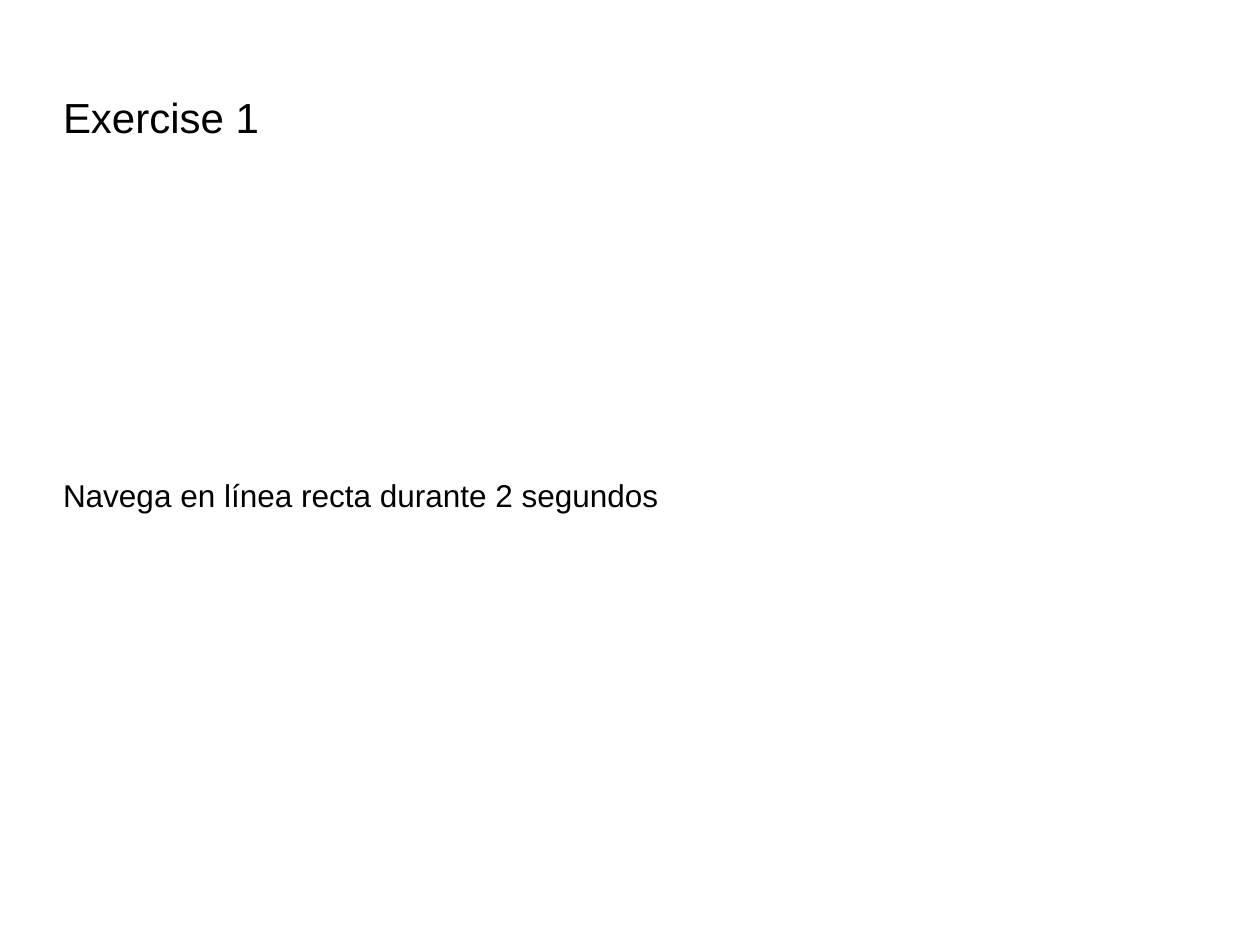
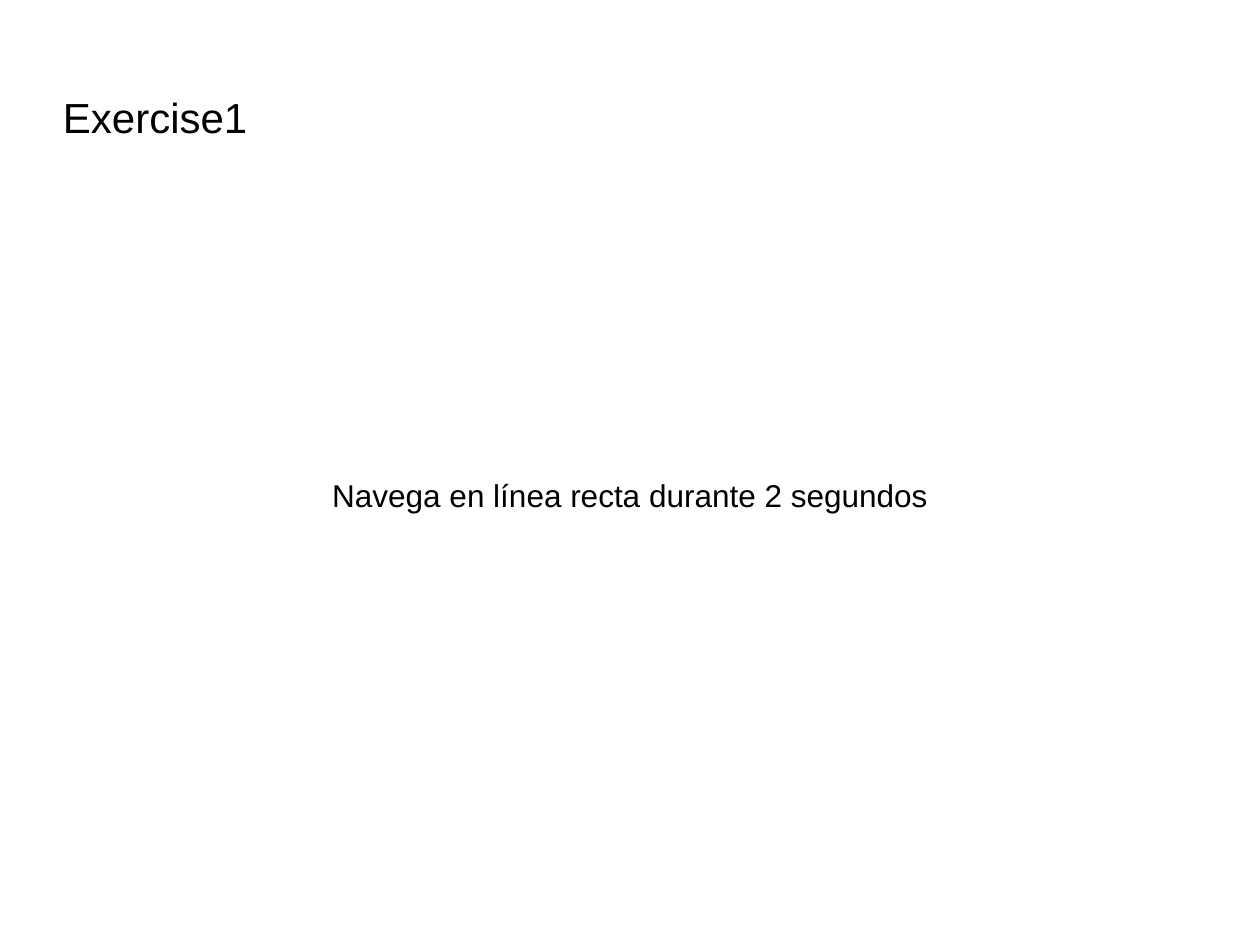
Before and after one commit to ilovenetruinos/ILN, a slide deck: slide 3 of 2016/ILN001MAD/2_FLL/docs/november/20151103_Exercises.pptx. Drawn at 1260x945 pixels with LibreOffice and Linux fonts; fonts in the diff are those of the drawing. Boxes give left, top, right and bottom in pixels: in the first picture for what was removed or moved away, otherwise in the second. Text is boxed around its words. In the diff, an @@ line names an element or a change of style, - is before the commit and + after.

```diff
--- a/2016/ILN001MAD/2_FLL/docs/november/20151103_Exercises.pptx
+++ b/2016/ILN001MAD/2_FLL/docs/november/20151103_Exercises.pptx
@@ text at <box>63,102,247,134</box>: spaces changed @@
-Exercise 1
+Exercise1
@@ text "Navega en línea recta durante ..." at <box>332,483,928,513</box>: alignment left to centre @@
```
Also in this commit, not shown: 4 other slides changed, 1 other file.
